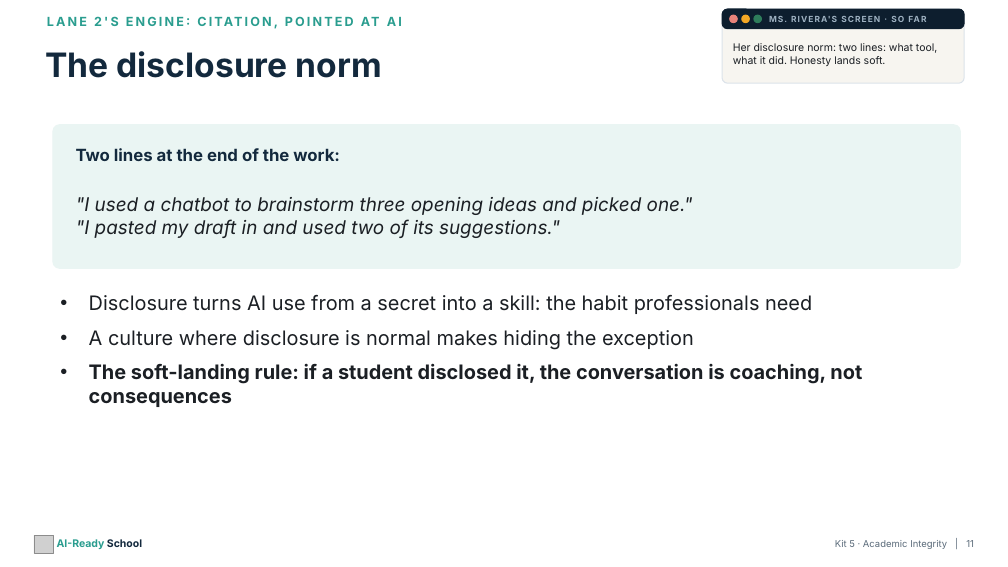
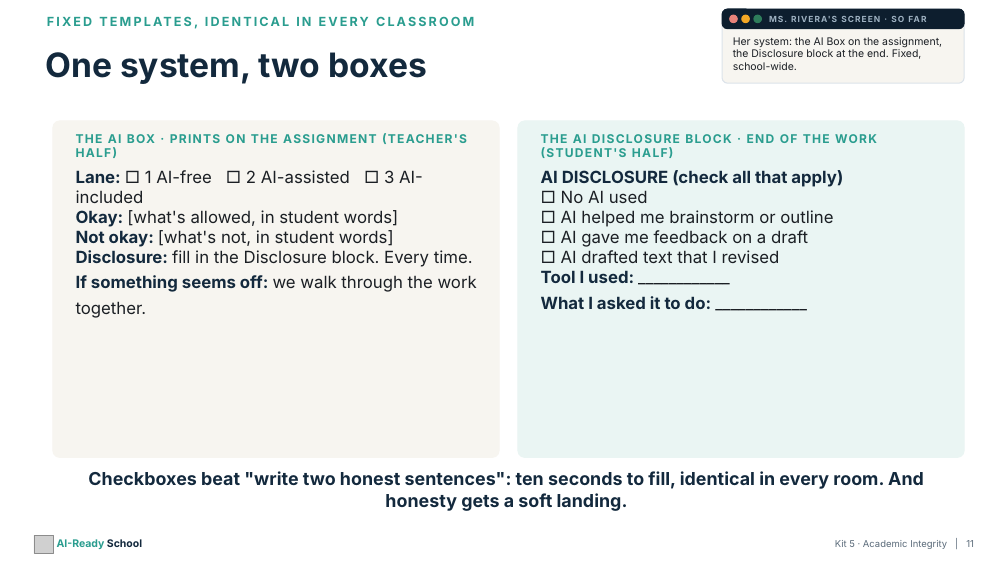
Before and after one commit to aspinozzi1/Ai-School-Ready, a slide deck: slide 11 of kits/kit05/Kit05_PresentationDeck.pptx. Drawn at 1008x567 pixels with LibreOffice and Linux fonts; fonts in the diff are those of the drawing; grey boxes stand for pictures. Boxes give left, top, right and bottom in pixels: in the first picture for what was removed or moved away, otherwise in the second. Text is boxed around its words. In the diff, an @@ line names an element or a change of style, - is before the commit and + after.

```diff
--- a/kits/kit05/Kit05_PresentationDeck.pptx
+++ b/kits/kit05/Kit05_PresentationDeck.pptx
@@ text at (x1=94, y1=16, x2=380, y2=26): text changed @@
-LANE 2'S ENGINE: CITATION, POINTED AT AI
+FIXED TEMPLATES, IDENTICAL IN EVERY CLASSROOM
@@ text at (x1=45, y1=52, x2=427, y2=84): text changed @@
-The disclosure norm
+One system, two boxes
@@ text at (x1=733, y1=37, x2=942, y2=70): text changed @@
-Her disclosure norm: two lines: what tool, what it did. Honesty lands soft.
+Her system: the AI Box on the assignment, the Disclosure block at the end. Fixed, school-wide.
@@ rounded rectangle resized from (x1=53, y1=125, x2=960, y2=268) to (x1=53, y1=121, x2=499, y2=457) @@
@@ rounded rectangle at (x1=53, y1=121, x2=499, y2=457): fill #EAF5F3 to #F7F5F0; outline #EAF5F3 1 pt to #F7F5F0 1 pt; proportions changed @@
@@ text at (x1=76, y1=134, x2=467, y2=158): text changed; size 16 to 11.5 pt; text colour #13293D to #2A9D8F @@
-Two lines at the end of the work:
+THE AI BOX · PRINTS ON THE ASSIGNMENT (TEACHER'S HALF)
@@ rounded rectangle added at (x1=518, y1=121, x2=964, y2=457), fill #EAF5F3, outline #EAF5F3 1 pt @@
@@ text added at (x1=607, y1=134, x2=615, y2=143), 11.5 pt, text #2A9D8F, bold @@
+THE AI DISCLOSURE BLOCK · END OF THE WORK (STUDENT'S HALF)
@@ text at (x1=76, y1=170, x2=477, y2=318): text changed; size 18 to 16 pt; italic off @@
-"I used a chatbot to brainstorm three opening ideas and picked one."
-"I pasted my draft in and used two of its suggestions."
+Lane: □ 1 AI-free □ 2 AI-assisted □ 3 AI-included
+Okay: [what's allowed, in student words]
+Not okay: [what's not, in student words]
+Disclosure: fill in the Disclosure block. Every time.
+If something seems off: we walk through the work together.
@@ text "Lane: □ 1 AI-free □ ..." at (x1=76, y1=170, x2=477, y2=318): vertical alignment middle to top @@
@@ text added at (x1=541, y1=170, x2=843, y2=309), 16 pt, text #1B1F24 @@
+AI DISCLOSURE (check all that apply)
+□ No AI used
+□ AI helped me brainstorm or outline
+□ AI gave me feedback on a draft
+□ AI drafted text that I revised
+Tool I used: ____________
+What I asked it to do: ____________
@@ text removed at (x1=89, y1=295, x2=862, y2=407) @@
-• Disclosure turns AI use from a secret into a skill: the habit professionals need
-• A culture where disclosure is normal makes hiding the exception
-• The soft-landing rule: if a student disclosed it, the conversation is coaching, not consequences
@@ text added at (x1=88, y1=471, x2=924, y2=511), 17 pt, text #13293D, bold @@
+Checkboxes beat "write two honest sentences": ten seconds to fill, identical in every room. And honesty gets a soft landing.
```
Also in this commit, not shown: 14 other slides changed, 19 other files.
